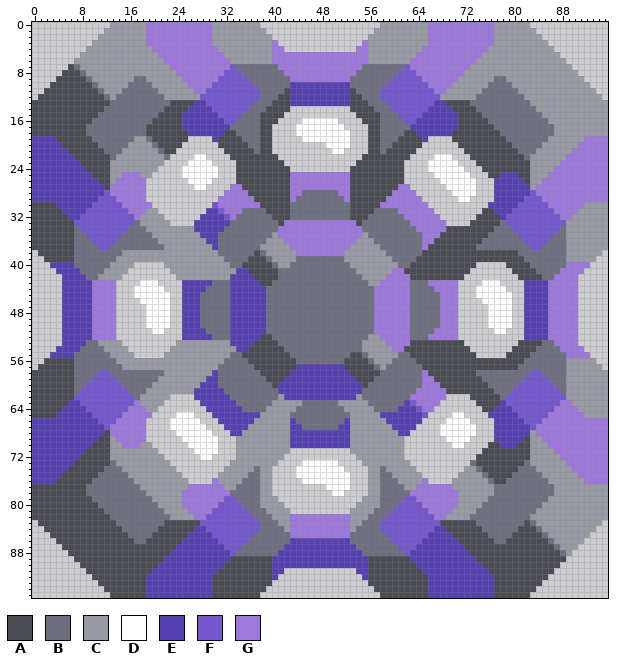
Two states of a sprite sheet, sprites/blocks/power/5w06.png. The picture above was drawn from the file before the commit.
The file is 96x96 pixels.
Palette (. is transparent): A #4a4b53  B #6e7080  C #989aa4  D #ffffff  E #5541b1  F #7457ce  G #9e78dc
The same view after the edit:
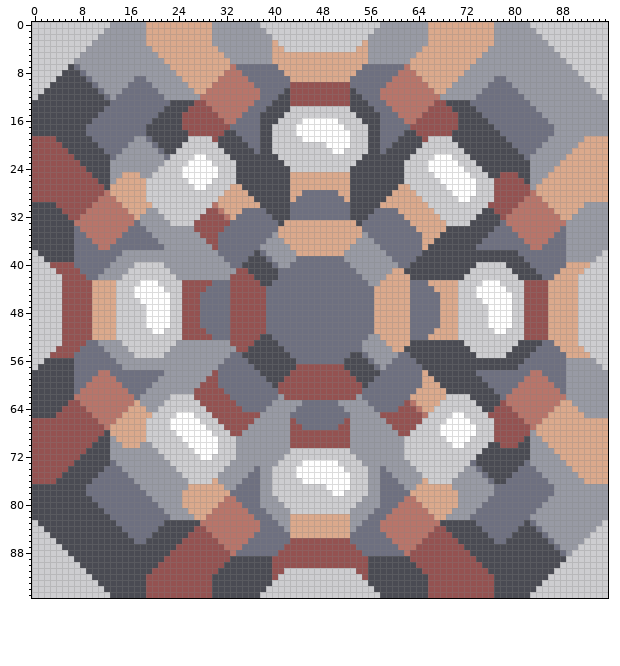
Diff:
colour E: #5541b1 -> #945251
colour F: #7457ce -> #b8756a
colour G: #9e78dc -> #dba98c
Pixel boxes of the changes (left, top, right, bottom) in both pictures:
changed: (32, 22, 608, 598)
